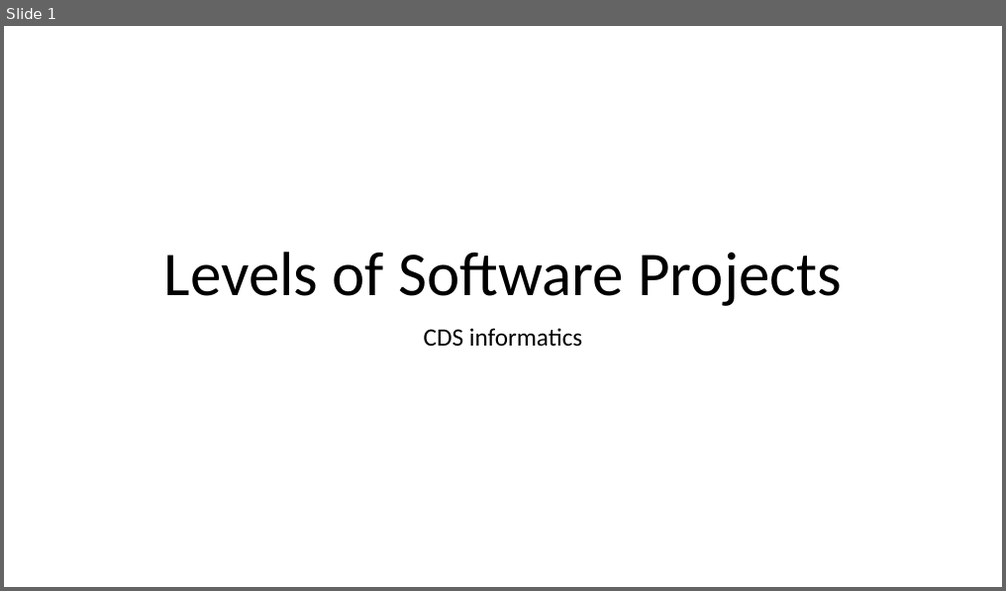
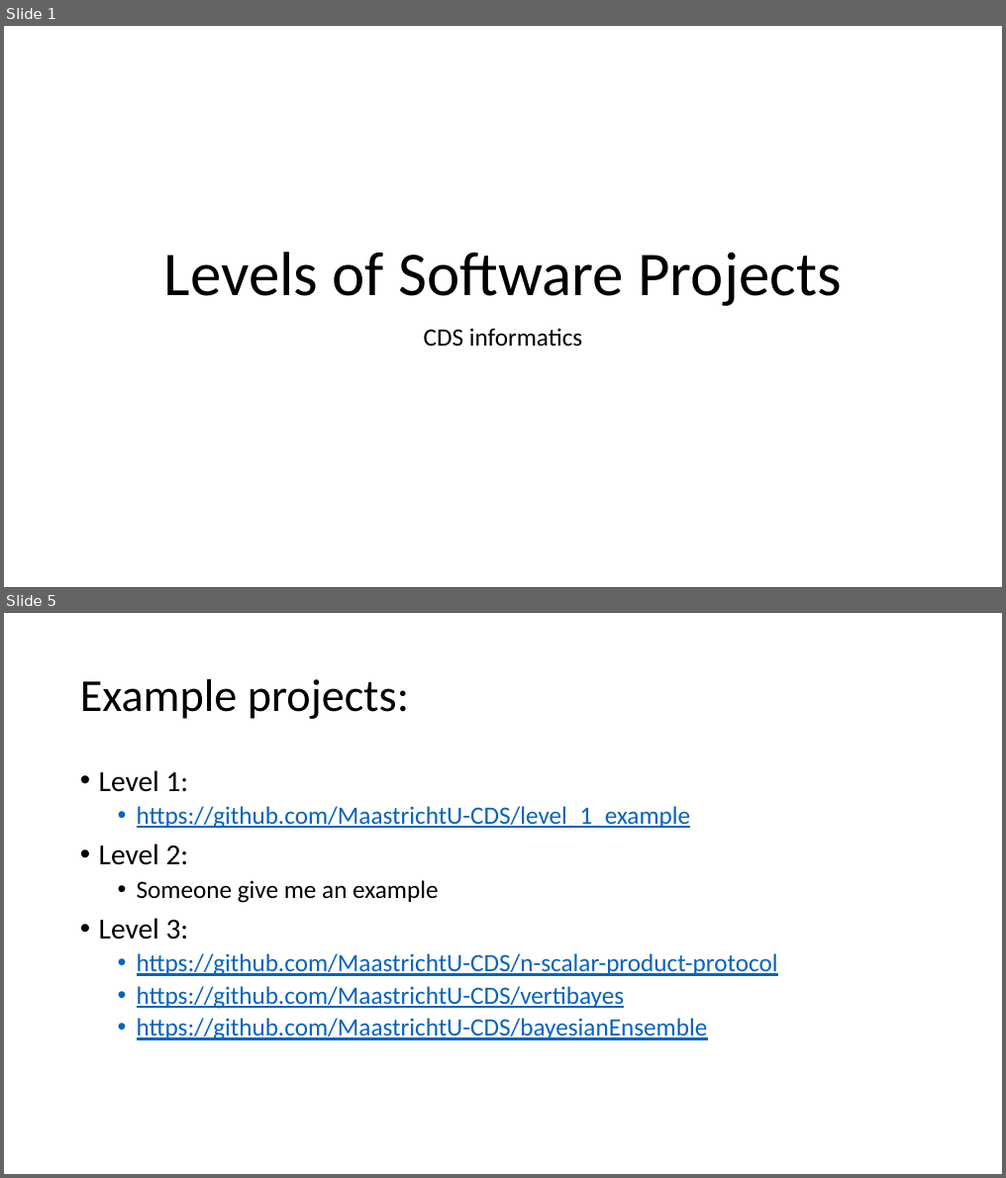
Before and after one commit to MaastrichtU-CDS/general_coding_practices, a slide deck: General Software Engineering/Levels of Software Projects.pptx. Shown one above the other, each under a label of ours: slide 1 before the commit, slides 1 and 5 after it; the slides between them are not shown. The pictures are 1006x591 and 1006x1178 pixels, drawn with LibreOffice and Linux fonts; fonts in the diff are those of the drawing. Boxes give left, top, right and bottom in pixels: in the first picture for what was removed or moved away, otherwise in the second. Text is boxed around its words. In the diff, an @@ line names an element or a change of style, - is before the commit and + after.

```diff
--- a/General Software Engineering/Levels of Software Projects.pptx
+++ b/General Software Engineering/Levels of Software Projects.pptx
@@ slide 5 added at (4,613,1002,1174), background #FFFFFF @@
@@ title added at (80,679,409,719), 44 pt, text #000000 @@
+Example projects:
@@ text added at (99,770,778,1041), 24 pt, text #0563C1, underline @@
+• Level 1:
+  • https://github.com/MaastrichtU-CDS/level_1_example
+• Level 2:
+  • Someone give me an example
+• Level 3:
+  • https://github.com/MaastrichtU-CDS/n-scalar-product-protocol
+  • https://github.com/MaastrichtU-CDS/vertibayes
+  • https://github.com/MaastrichtU-CDS/bayesianEnsemble
```
Also in this commit, not shown: 3 slides changed, 2 slides removed, 1 other file.
